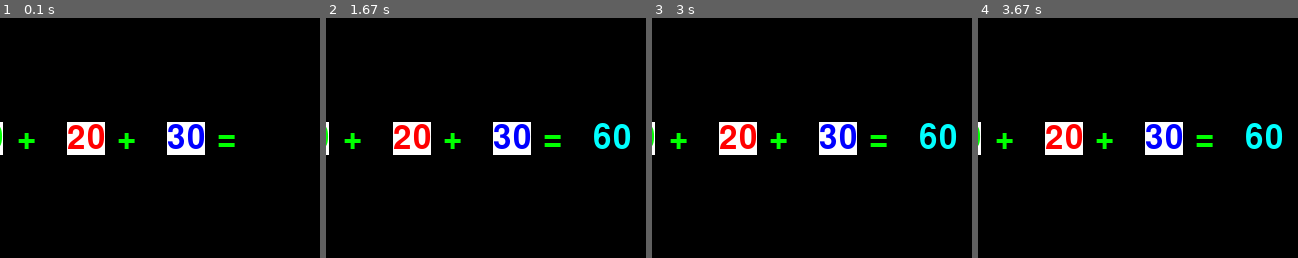
Above: before the commit, frames 1-4 (left to right).
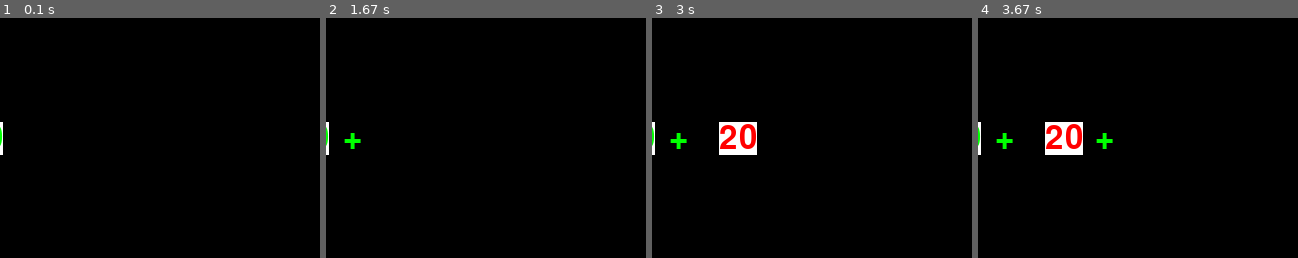
Above: after the commit, the same moments.

Repository: mecsys/pygame
Game: pygame game, started from 18/pygameInput.py
Two runs of this game, one before a commit and one after it. Both use one fixed random seed, a clock stepped at 60 frames per second and the inputs below.
Inputs (mouse positions are % of the whole screen's width and height, from its top left):
- Up to frame 1 (0.1 s): no input
- Up to frame 2 (1.67 s): click (50, 50) at 0.38 s
- Up to frame 3 (3 s): no input
- Up to frame 4 (3.67 s): no input
The pictures show only the part of the screen within x 23-73%, y 12-62%; the shares and areas given below are measured in that part.

The runs differ from the first frame. In frame 1, 3.8% of the frame differs, in the area x 5-74%, y 43-58%; in frame 2, 4.3%, in the area x 20-95%, y 43-58%; in frame 3, 2.7%; in frame 4, 2.5%.

Commit message:
Atualização de codigo teste de jogo.
Signed-off-by: Isaac Mechi <isaacmechi@gmail.com>

Diff:
--- a/18/pygameInput.py
+++ b/18/pygameInput.py
@@ -1,5 +1,5 @@
-#!/usr/bin/env python
 import pygame, sys, random
+from time import sleep
 from pygame.locals import *
 
 # set up pygame
@@ -19,33 +19,88 @@
 WHITE = (255, 255, 255)
 
 font = pygame.font.SysFont(None, 48)
-player = pygame.Rect(300, 100, 150, 150)
-
-# set up the text
-text = font.render('10', True, (0,255,0), (0,0,255))
-textRect = text.get_rect()
-textRect.centerx = windowSurface.get_rect().centerx
-textRect.centery = windowSurface.get_rect().centery
 
 
 #pygame.draw.rect(windowSurface, (255,0,0), (textRect.left - 20, textRect.top - 20, textRect.width + 40, textRect.height + 40))
 
-windowSurface.blit(text, textRect)
-
-pygame.draw.rect(windowSurface, WHITE, player)
-pygame.display.update()
-
 # set up the player and food data structure
-foodCounter = 0
-NEWFOOD = 40
-FOODSIZE = 20
 RESULT = False
+START = True
+START2 = True
+QUIZ = True
+fichas = []
 
 def drawText(text, font, surface, x, y,f,b):
     textobj = font.render(text, 1, f, b)
     textrect = textobj.get_rect()
     textrect.topleft = (x, y)
-    surface.blit(textobj, textrect)
+    return textobj, textrect
+#    surface.blit(textobj, textrect)
+
+for i in range(7):
+#    fichas.append(pygame.Rect(random.randint(0, WINDOWWIDTH - FOODSIZE), random.randint(0, WINDOWHEIGHT - FOODSIZE), FOODSIZE, FOODSIZE))
+    x, y = drawText(str(random.randint(0, 10)), font, windowSurface, random.randint(0, WINDOWWIDTH), random.randint(0, WINDOWHEIGHT), GREEN, WHITE )
+    fichas.append({'text':x, 'textrect':y})
+
+
+def init_screen():
+    print("Init_screen funciona!")
+    x, y = drawText('10', font, windowSurface, (WINDOWWIDTH / 3) - 100, (WINDOWHEIGHT / 3),(0,255,0),(255,255,255))
+    windowSurface.blit(x,y)
+    pygame.display.update()
+    sleep(1)
+
+    x, y = drawText('+', font, windowSurface, (WINDOWWIDTH / 3) - 50, (WINDOWHEIGHT / 3),(0,255,0),(0,0,0))
+    windowSurface.blit(x,y)
+    pygame.display.update()
+    sleep(1)
+
+    x, y = drawText('20', font, windowSurface, (WINDOWWIDTH / 3), (WINDOWHEIGHT / 3),(255,0,0),(255,255,255))
+    windowSurface.blit(x,y)
+    pygame.display.update()
+    sleep(1)
+
+    x, y = drawText('+', font, windowSurface, (WINDOWWIDTH / 3) + 50, (WINDOWHEIGHT / 3),(0,255,0),(0,0,0))
+    windowSurface.blit(x,y)
+    pygame.display.update()
+    sleep(1)
+
+    x, y = drawText('30', font, windowSurface, (WINDOWWIDTH / 3) + 100, (WINDOWHEIGHT / 3),(0,0,255),(255,255,255))
+    windowSurface.blit(x,y)
+
+    x, y = drawText('=', font, windowSurface, (WINDOWWIDTH / 3) + 150, (WINDOWHEIGHT / 3),(0,255,0),(0,0,0))
+    windowSurface.blit(x,y)
+    pygame.display.update()
+    sleep(6)
+
+
+    #pygame.draw.rect(windowSurface, WHITE, player)
+
+def atualiza_screen():
+    print("Atualiza_screen funciona!")
+    x, y = drawText('10', font, windowSurface, (WINDOWWIDTH / 3) - 100, (WINDOWHEIGHT / 3),(0,255,0),(255,255,255))
+    windowSurface.blit(x,y)
+    x, y = drawText('+', font, windowSurface, (WINDOWWIDTH / 3) - 50, (WINDOWHEIGHT / 3),(0,255,0),(0,0,0))
+    windowSurface.blit(x,y)
+    x, y = drawText('20', font, windowSurface, (WINDOWWIDTH / 3), (WINDOWHEIGHT / 3),(255,0,0),(255,255,255))
+    windowSurface.blit(x,y)
+    x, y = drawText('+', font, windowSurface, (WINDOWWIDTH / 3) + 50, (WINDOWHEIGHT / 3),(0,255,0),(0,0,0))
+    windowSurface.blit(x,y)
+    x, y = drawText('30', font, windowSurface, (WINDOWWIDTH / 3) + 100, (WINDOWHEIGHT / 3),(0,0,255),(255,255,255))
+    windowSurface.blit(x,y)
+    x, y = drawText('=', font, windowSurface, (WINDOWWIDTH / 3) + 150, (WINDOWHEIGHT / 3),(0,255,0),(0,0,0))
+    windowSurface.blit(x,y)
+
+def quiz():
+    print("Quiz funciona!")
+    for x in fichas:
+        windowSurface.blit(x['text'],x['textrect'])
+        print(x['text'], x['textrect'])
+
+    if RESULT:
+        print("Mouse moveu!")
+        global QUIZ
+        QUIZ = False
 
 # run the game loop
 while True:
@@ -64,17 +119,20 @@
     windowSurface.fill(BLACK)
 
     # draw the player onto the surface
-    drawText('10', font, windowSurface, (WINDOWWIDTH / 3) - 100, (WINDOWHEIGHT / 3),(0,255,0),(255,255,255))
-    drawText('+', font, windowSurface, (WINDOWWIDTH / 3) - 50, (WINDOWHEIGHT / 3),(0,255,0),(0,0,0))
-    drawText('20', font, windowSurface, (WINDOWWIDTH / 3), (WINDOWHEIGHT / 3),(255,0,0),(255,255,255))
-    drawText('+', font, windowSurface, (WINDOWWIDTH / 3) + 50, (WINDOWHEIGHT / 3),(0,255,0),(0,0,0))
-    drawText('30', font, windowSurface, (WINDOWWIDTH / 3) + 100, (WINDOWHEIGHT / 3),(0,0,255),(255,255,255))
-    drawText('=', font, windowSurface, (WINDOWWIDTH / 3) + 150, (WINDOWHEIGHT / 3),(0,255,0),(0,0,0))
-    if RESULT:
-        print("Mouse moveu!")
-        drawText('60', font, windowSurface, (WINDOWWIDTH / 3) + 200, (WINDOWHEIGHT / 3),(0,255,255),(0,0,0))
-    #pygame.draw.rect(windowSurface, WHITE, player)
+    if START:
+        init_screen()
+        START = False
 
+    if QUIZ:
+        quiz()
+
+    if START2:
+        print("")
+        init_screen()
+        START2 = False
+
+    if not QUIZ and START2:
+        atualiza_screen()
 
     # draw the window onto the screen
     pygame.display.update()
